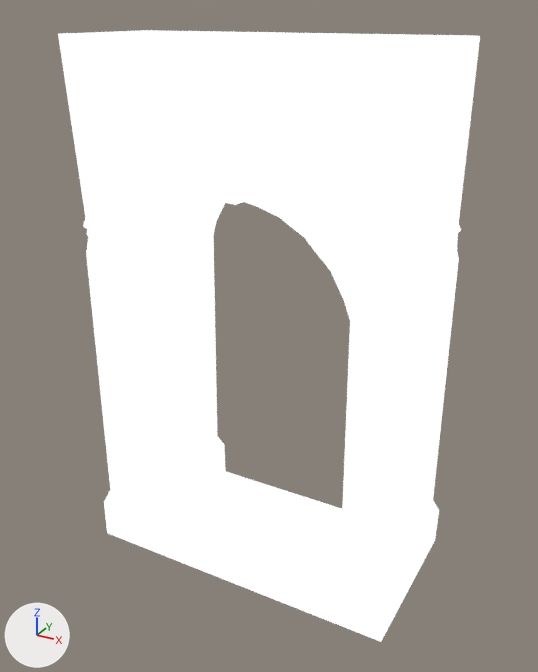
Renders of the glTF model hellforge/assets/kit/modules/kit-doorframe.glb from each side of a commit.
Rendered twice from a 50 mm camera at (1.18, -2.16, 1.02) aimed at (0.01, -0.02, -0.05). Arrows for +X, +Y and +Z are at lower left; the lights stay in place. The picture after the commit comes second.
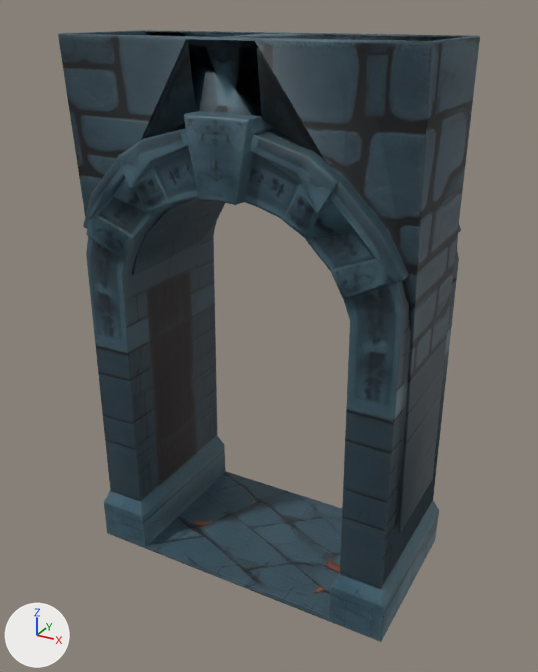
Location of each change, [x1, y1, x2, y2] in pixels of the pictures (538 x 672 px):
'Mesh_0', surface changed (darker)
    both: [58, 30, 480, 642]

Edits to the bpy script that builds the scene:
```text
Change mat_material_0:
    where n0 = _N.new('ShaderNodeBsdfPrincipled'); n0.name = 'Principled BSDF'
    remove n0.inputs[28].default_value = 1.0  # 'Emission Strength'
```
